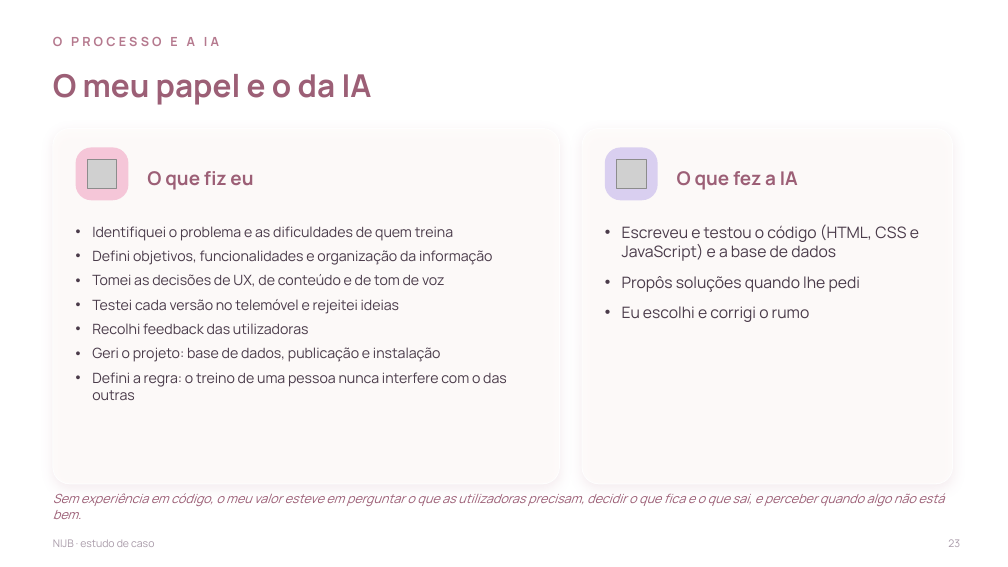
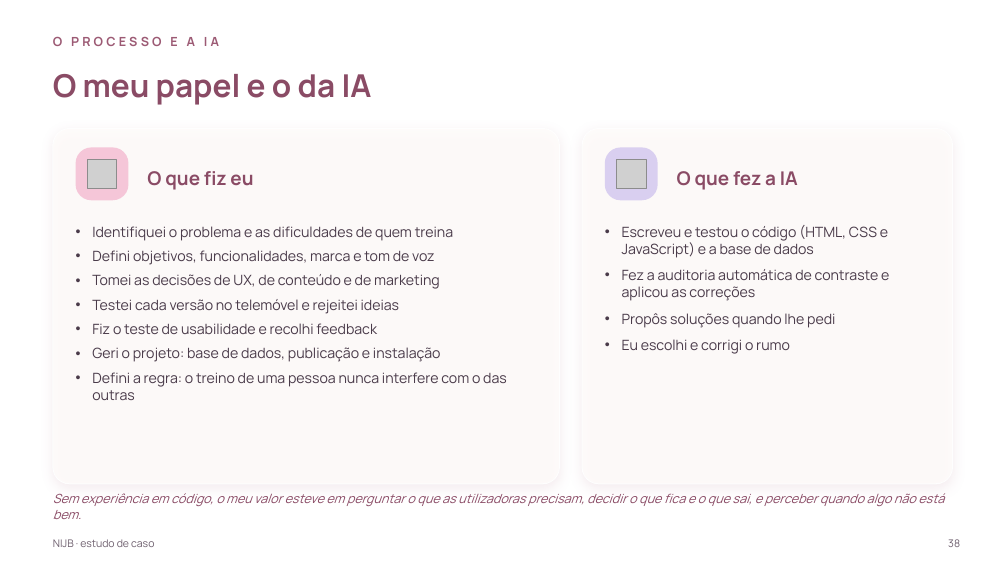
Before and after one commit to nauquero/nau-quero, a slide deck: slide 38 of NIJB-estudo-de-caso-completo.pptx (slide 23 before the commit). Drawn at 1008x567 pixels with LibreOffice and Linux fonts; fonts in the diff are those of the drawing; grey boxes stand for pictures; background and template pictures are left out. Boxes give left, top, right and bottom in pixels: in the first picture for what was removed or moved away, otherwise in the second. Text is boxed around its words. In the diff, an @@ line names an element or a change of style, - is before the commit and + after.

```diff
--- a/NIJB-estudo-de-caso-completo.pptx
+++ b/NIJB-estudo-de-caso-completo.pptx
@@ text "O PROCESSO E A IA" at box(53, 37, 219, 46): text colour #B5798E to #9C5A74 @@
@@ text at box(622, 225, 888, 354): size 15 to 13.5 pt in "Escreveu e testou o código (HTML, CSS ...", "Propôs soluções quando lhe pedi", "Eu escolhi e corrigi o rumo"; less space between paragraphs @@
@@ text at box(92, 250, 440, 289): text changed @@
-• Defini objetivos, funcionalidades e organização da informação
-• Tomei as decisões de UX, de conteúdo e de tom de voz
+• Defini objetivos, funcionalidades, marca e tom de voz
+• Tomei as decisões de UX, de conteúdo e de marketing
@@ text at box(622, 269, 889, 301): paragraph added @@
+• Fez a auditoria automática de contraste e aplicou as correções
@@ text at box(92, 323, 377, 334): text changed @@
-• Recolhi feedback das utilizadoras
+• Fiz o teste de usabilidade e recolhi feedback
@@ text colour #9C5F76 to #8A4B65 in 4 elements at box(53, 74, 372, 105), box(147, 171, 253, 190), box(677, 171, 798, 190), box(53, 493, 944, 519) @@
@@ text "NIJB · estudo de caso" at box(53, 539, 154, 547): text colour #A99BA9 to #6E5F6E @@
@@ text at box(948, 539, 960, 547): text changed; text colour #A99BA9 to #6E5F6E @@
-23
+38
```
Also in this commit, not shown: 25 other slides changed, 16 slides added, 2 slides removed.
